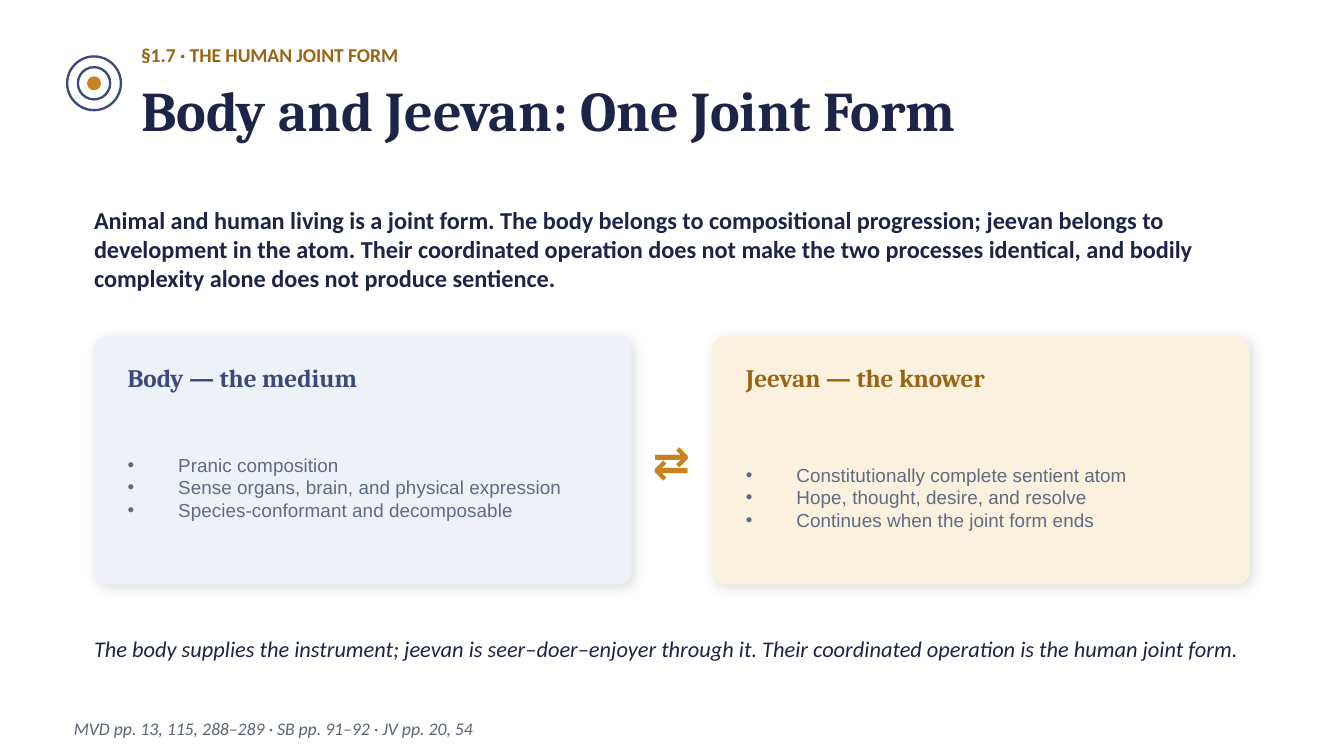
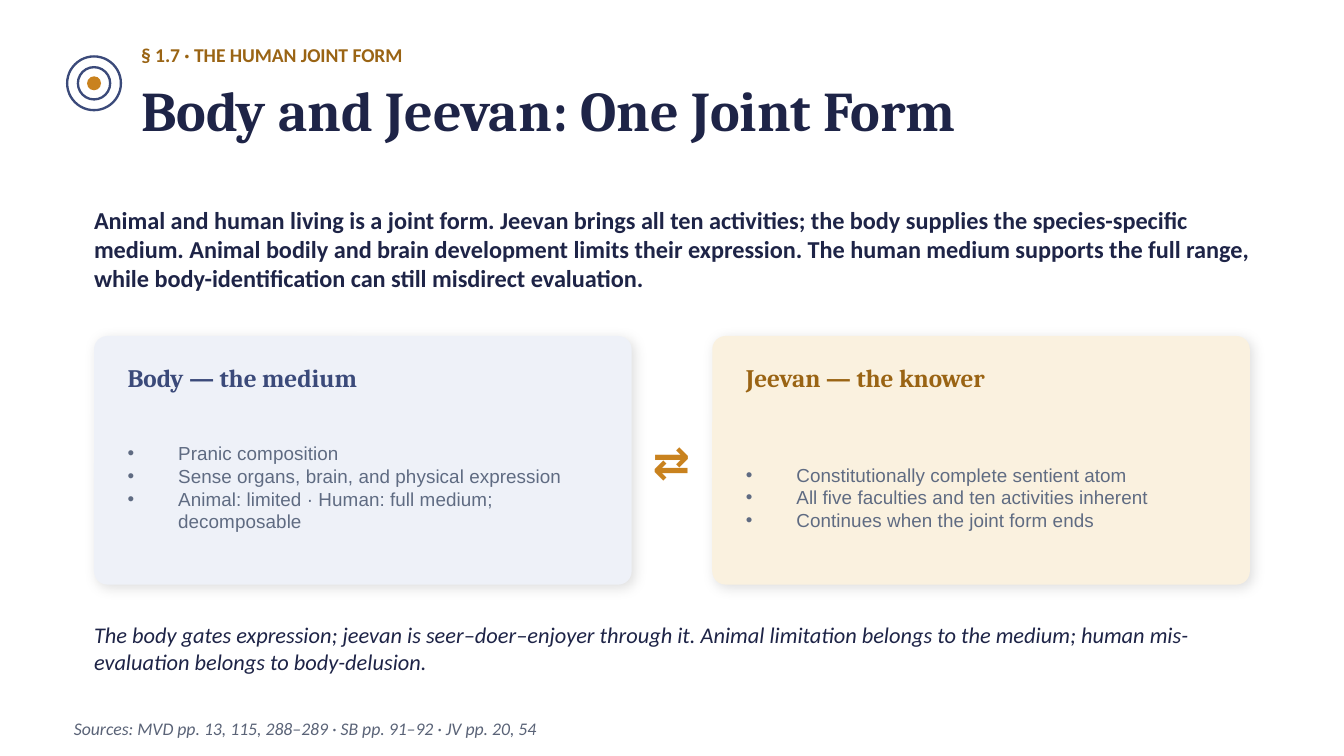
Before and after one commit to raghavamohan/AnalyticMadhyasthDarshan, a slide deck: slide 13 of Studies/The-Ontology-of-Coexistence/The-Ontology-of-Existence-Madhyasth-Darshan.pptx. Drawn at 1344x756 pixels with LibreOffice and Linux fonts; fonts in the diff are those of the drawing. Boxes give left, top, right and bottom in pixels: in the first picture for what was removed or moved away, otherwise in the second. Text is boxed around its words. In the diff, an @@ line names an element or a change of style, - is before the commit and + after.

```diff
--- a/Studies/The-Ontology-of-Coexistence/The-Ontology-of-Existence-Madhyasth-Darshan.pptx
+++ b/Studies/The-Ontology-of-Coexistence/The-Ontology-of-Existence-Madhyasth-Darshan.pptx
@@ text at (155, 49, 403, 62): spaces changed @@
-§1.7 · THE HUMAN JOINT FORM
+§ 1.7 · THE HUMAN JOINT FORM
@@ text at (94, 212, 1249, 291): text changed @@
-Animal and human living is a joint form. The body belongs to compositional progression; jeevan belongs to development in the atom. Their coordinated operation does not make the two processes identical, and bodily complexity alone does not produce sentience.
+Animal and human living is a joint form. Jeevan brings all ten activities; the body supplies the species-specific medium. Animal bodily and brain development limits their expression. The human medium supports the full range, while body-identification can still misdirect evaluation.
@@ text at (178, 492, 493, 532): text changed @@
-• Species-conformant and decomposable
+• Animal: limited · Human: full medium; decomposable
@@ text at (796, 490, 1148, 504): text changed @@
-• Hope, thought, desire, and resolve
+• All five faculties and ten activities inherent
@@ text at (94, 627, 1188, 674): text changed @@
-The body supplies the instrument; jeevan is seer–doer–enjoyer through it. Their coordinated operation is the human joint form.
+The body gates expression; jeevan is seer–doer–enjoyer through it. Animal limitation belongs to the medium; human mis-evaluation belongs to body-delusion.
@@ text at (74, 723, 536, 738): text changed @@
-MVD pp. 13, 115, 288–289 · SB pp. 91–92 · JV pp. 20, 54
+Sources: MVD pp. 13, 115, 288–289 · SB pp. 91–92 · JV pp. 20, 54
```
Also in this commit, not shown: 12 other slides changed, 12 other files.
